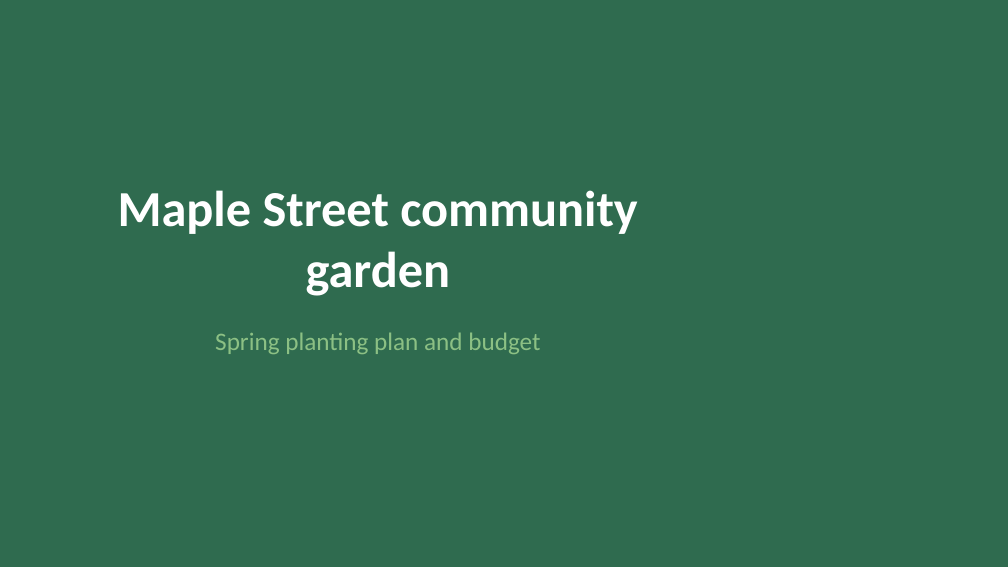
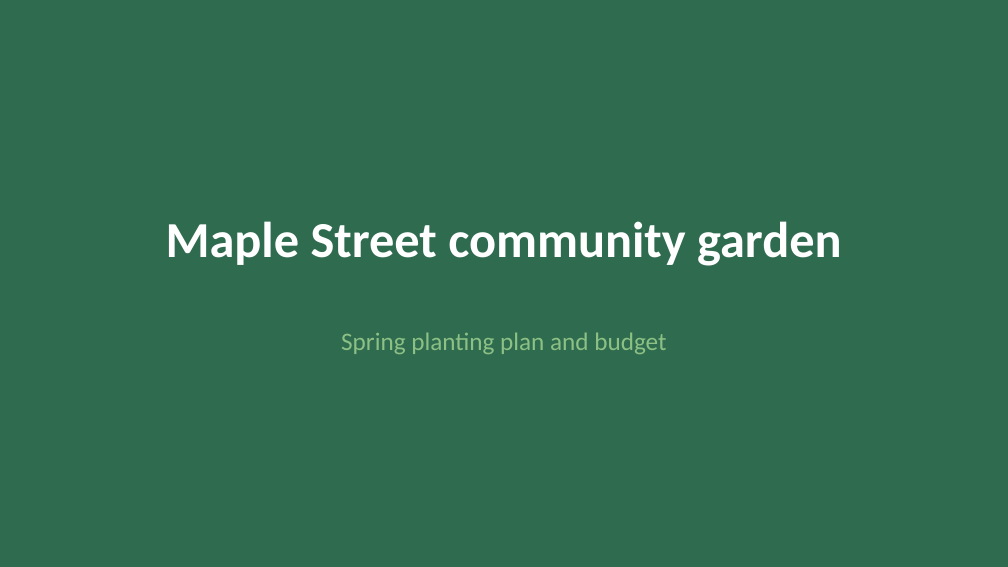
Before and after one commit to abooodbah/leanslides, a slide deck: slide 1 of docs/images/screenshot-source/community-garden-plan.pptx. Drawn at 1008x567 pixels with LibreOffice and Linux fonts; fonts in the diff are those of the drawing. Boxes give left, top, right and bottom in pixels: in the first picture for what was removed or moved away, otherwise in the second. Text is boxed around its words. In the diff, an @@ line names an element or a change of style, - is before the commit and + after.

Commit message:
Centre the demo deck's placeholders on the 16:9 slide and close the app normally after a capture
The default python-pptx template is 4:3, so its title and body sat left of centre once the slide was widened. Forcing LeanSlides closed left its WebView2 processes on the profile folder, and the next start could not create its reader.

```diff
--- a/docs/images/screenshot-source/community-garden-plan.pptx
+++ b/docs/images/screenshot-source/community-garden-plan.pptx
@@ title "Maple Street community garden" rewrapped from box(118, 190, 637, 296) to box(166, 221, 842, 266) @@
@@ subtitle "Spring planting plan and budget": place and size @@
-subtitle "Spring planting plan and budget" at box(215, 332, 540, 354)
+subtitle "Spring planting plan and budget" at box(341, 332, 666, 354)
```
Also in this commit, not shown: 4 other slides changed, 4 other files.
